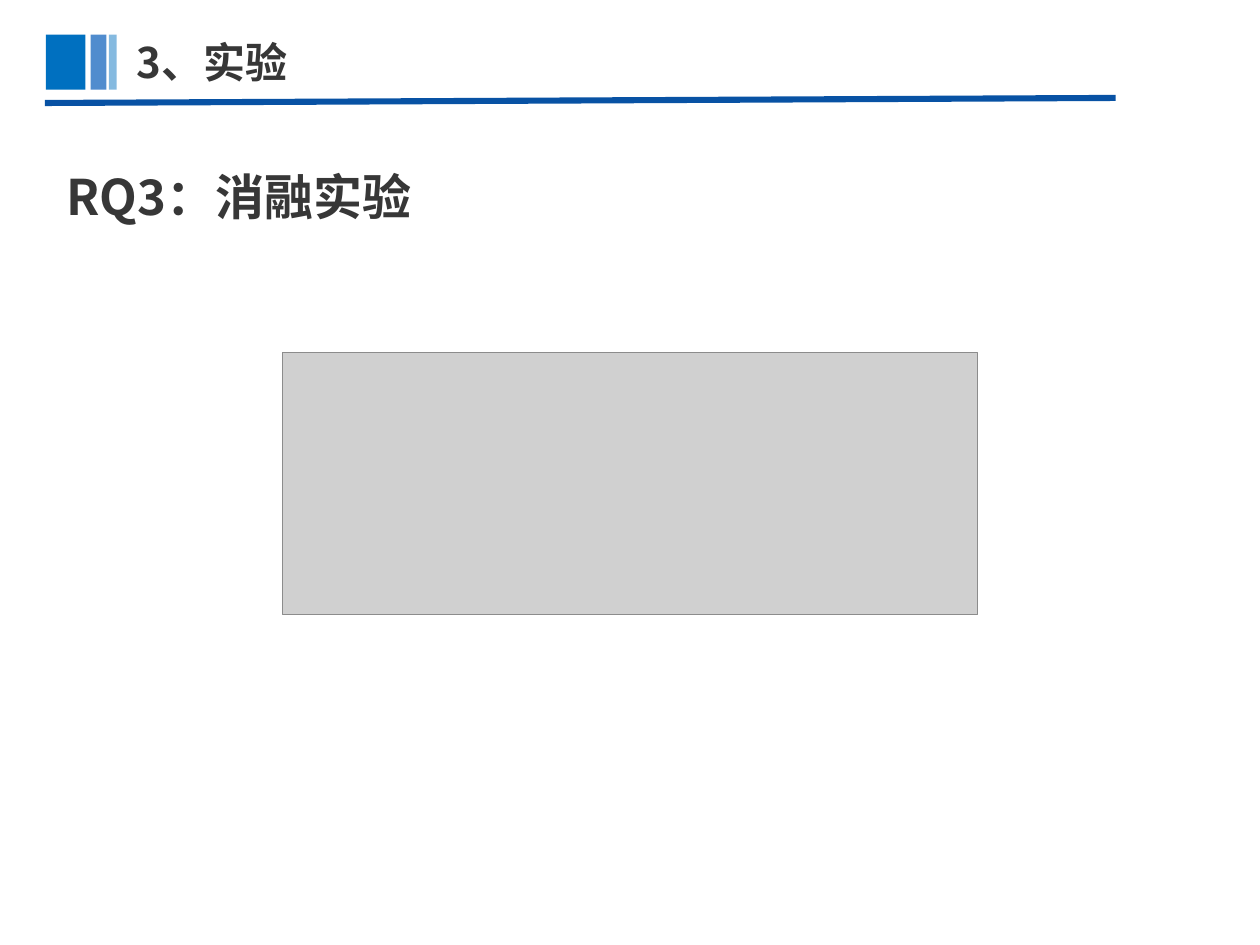
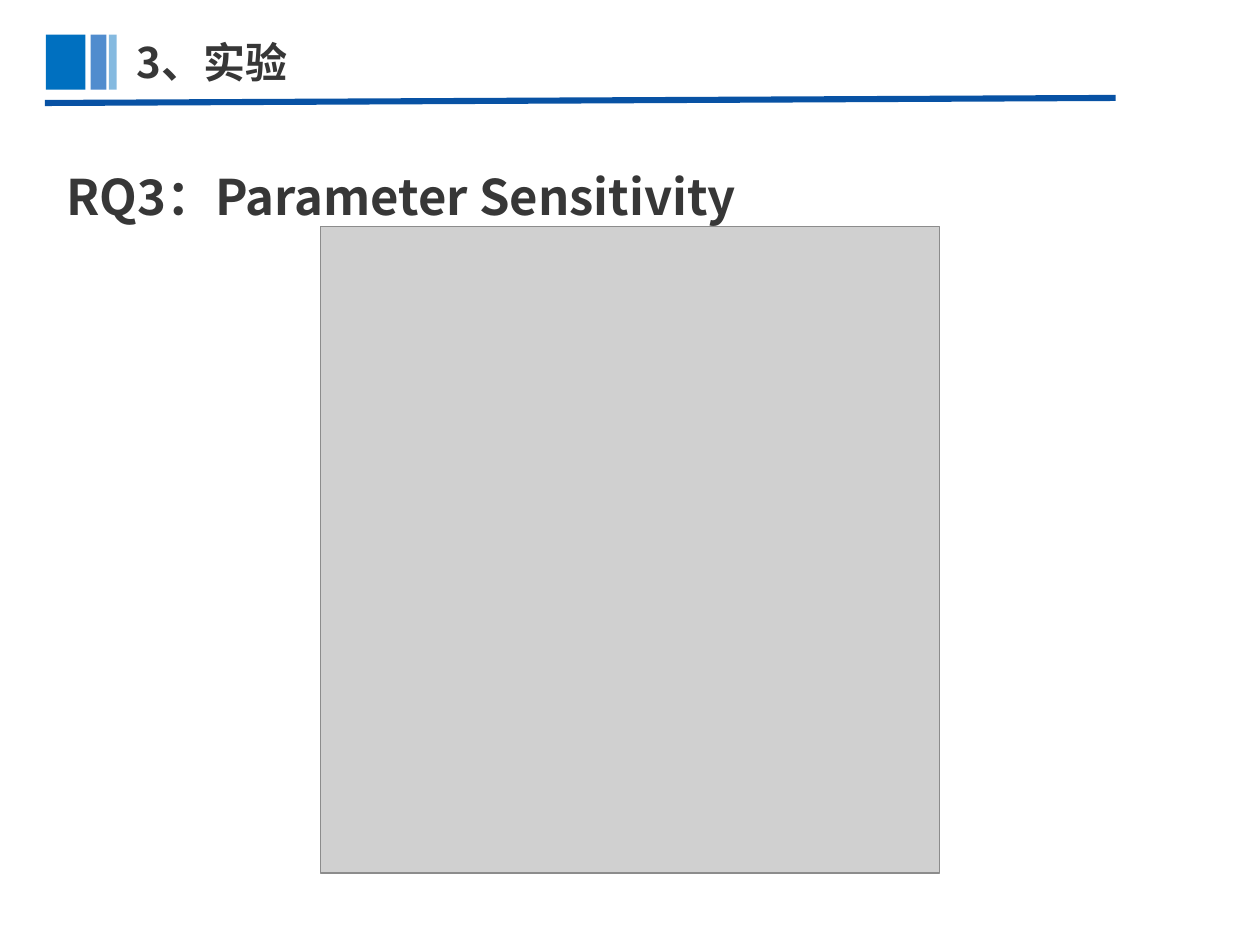
Before and after one commit to AzureSX/Paper, a slide deck: slide 26 of Knowledge Graph For Recommendation/VRKG4Rec/VRKG4Rec.pptx (slide 23 before the commit). Drawn at 1260x945 pixels with LibreOffice and Linux fonts; fonts in the diff are those of the drawing; grey boxes stand for pictures. Boxes give left, top, right and bottom in pixels: in the first picture for what was removed or moved away, otherwise in the second. Text is boxed around its words. In the diff, an @@ line names an element or a change of style, - is before the commit and + after.

```diff
--- a/Knowledge Graph For Recommendation/VRKG4Rec/VRKG4Rec.pptx
+++ b/Knowledge Graph For Recommendation/VRKG4Rec/VRKG4Rec.pptx
@@ text at [66,175,736,228]: text changed @@
-RQ3：消融实验
+RQ3：Parameter Sensitivity
@@ picture added at [320,227,939,873] @@
@@ picture removed at [282,353,978,615] @@
```
Also in this commit, not shown: 6 other slides changed, 10 slides added, 7 slides removed, 2 other files.
